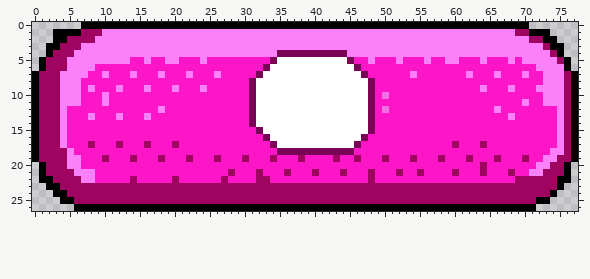
Sprite sheet: Materials/Pictures/Assets/btn_girl.png. Above is the file before it was changed.
The file is 78x27 pixels. Colours within 5 levels of each other are drawn and written as one.
The result:
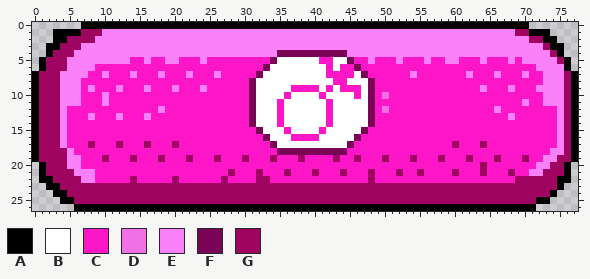
Palette (. is transparent): A #000000  B #ffffff  C #fc16c8  D #f170e5  E #fa81f9  F #790354  G #a00461
What changed:
y 5: x 41..42 BB -> CC
y 6: x 42 B -> C; x 44..45 BB -> CC
y 7: x 42..45 BBBB -> CCCC
y 8: x 43..44 BB -> CC
y 9: x 37..40 BBBB -> CCCC; x 42 B -> C; x 44..46 BBB -> CCC
y 10: x 36 B -> C; x 41 B -> C; x 46 B -> C
y 11..14: x 35 B -> C; x 42 B -> C
y 15: x 36 B -> C; x 41 B -> C; x 47..48 BF -> FC
y 16: x 37..40 BBBB -> CCCC; x 46..47 BF -> FC
y 17: x 45..46 BF -> FC
y 18: x 45 F -> C
